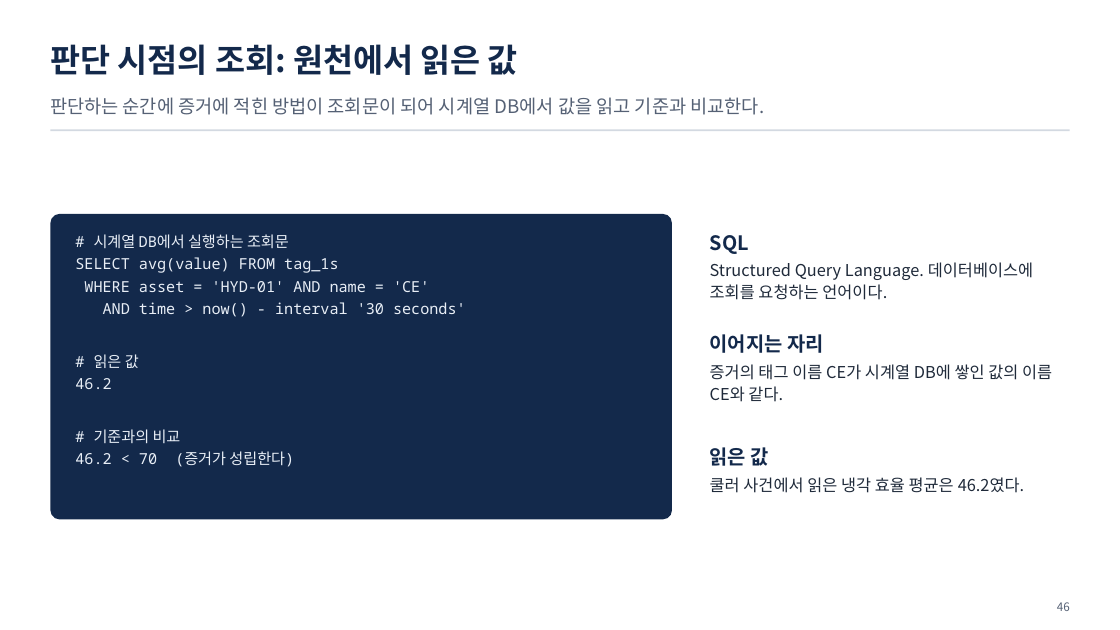
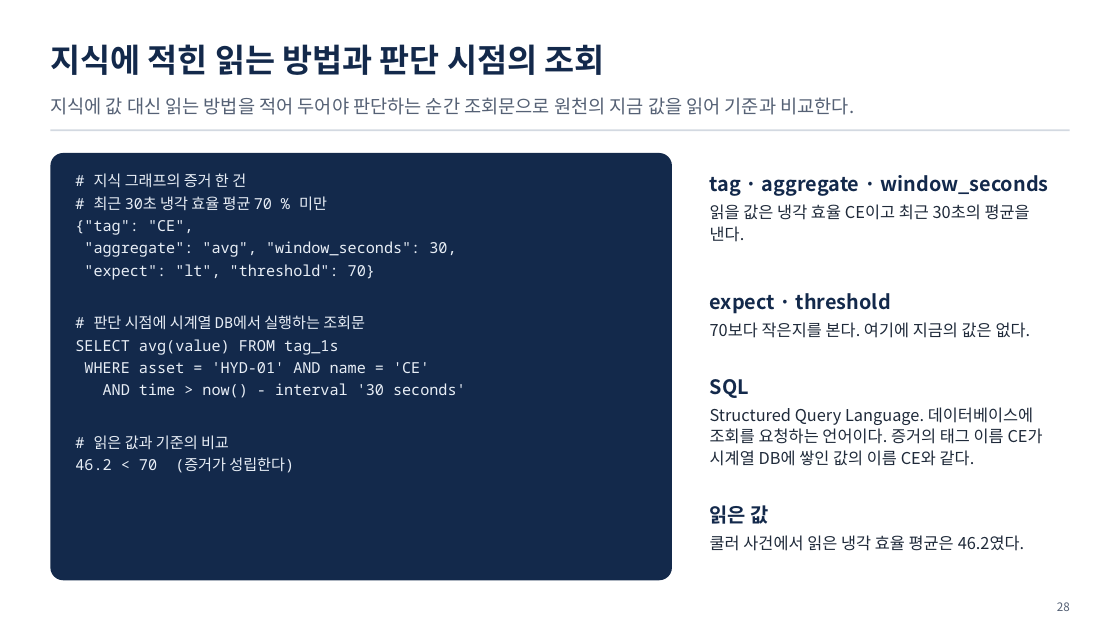
Before and after one commit to uengine-oss/hyd-iot-edu, a slide deck: slide 28 of docs/교재/통합반/04일차/통합반_04일차.pptx (slide 46 before the commit). Drawn at 1120x630 pixels with LibreOffice and Linux fonts; fonts in the diff are those of the drawing. Boxes give left, top, right and bottom in pixels: in the first picture for what was removed or moved away, otherwise in the second. Text is boxed around its words. In the diff, an @@ line names an element or a change of style, - is before the commit and + after.

```diff
--- a/docs/교재/통합반/04일차/통합반_04일차.pptx
+++ b/docs/교재/통합반/04일차/통합반_04일차.pptx
@@ text at box(50, 44, 605, 75): text changed @@
-판단 시점의 조회: 원천에서 읽은 값
+지식에 적힌 읽는 방법과 판단 시점의 조회
@@ text at box(50, 97, 854, 115): text changed @@
-판단하는 순간에 증거에 적힌 방법이 조회문이 되어 시계열 DB에서 값을 읽고 기준과 비교한다.
+지식에 값 대신 읽는 방법을 적어 두어야 판단하는 순간 조회문으로 원천의 지금 값을 읽어 기준과 비교한다.
@@ rounded rectangle: place and size @@
-rounded rectangle at box(50, 214, 672, 520)
+rounded rectangle at box(50, 153, 672, 581)
@@ text "# 지식 그래프의 증거 한 ...": place and size @@
-text "# 지식 그래프의 증거 한 ..." at box(75, 234, 466, 467)
+text "# 지식 그래프의 증거 한 ..." at box(75, 173, 466, 473)
@@ text at box(75, 173, 456, 330): text changed; font Noto Sans CJK KR to Noto Sans Mono @@
-# 시계열 DB에서 실행하는 조회문
+# 지식 그래프의 증거 한 건
+# 최근 30초 냉각 효율 평균 70 % 미만
+{"tag": "CE",
+"aggregate": "avg", "window_seconds": 30,
+"expect": "lt", "threshold": 70}
+# 판단 시점에 시계열 DB에서 실행하는 조회문
@@ text at box(710, 175, 1048, 242): text changed; size 14 to 17 pt; text colour #1F2A3A to #13294B; bold on @@
-SQL
-Structured Query Language. 데이터베이스에 조회를 요청하는 언어이다.
+tag · aggregate · window_seconds
+읽을 값은 냉각 효율 CE이고 최근 30초의 평균을 낸다.
@@ text at box(710, 293, 1031, 338): text changed @@
-이어지는 자리
-증거의 태그 이름 CE가 시계열 DB에 쌓인 값의 이름 CE와 같다.
+expect · threshold
+70보다 작은지를 본다. 여기에 지금의 값은 없다.
@@ text added at box(710, 379, 1043, 466), 14 pt, text #1F2A3A @@
+SQL
+Structured Query Language. 데이터베이스에 조회를 요청하는 언어이다. 증거의 태그 이름 CE가 시계열 DB에 쌓인 값의 이름 CE와 같다.
@@ text at box(94, 435, 229, 450): text changed @@
-# 읽은 값
-46.2
-# 기준과의 비교
+# 읽은 값과 기준의 비교
@@ text "읽은 값": place and size @@
-text "읽은 값" at box(710, 447, 1024, 493)
+text "읽은 값" at box(710, 505, 1024, 551)
@@ text at box(1057, 602, 1070, 611): text changed @@
-46
+28
```
Also in this commit, not shown: 52 other slides changed, 28 slides removed, 12 other files.
